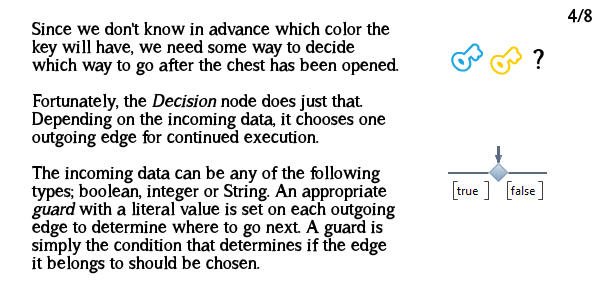
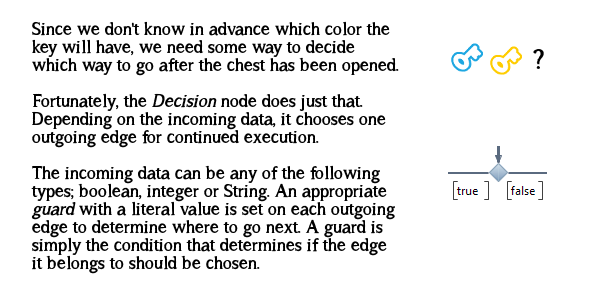
Comparing the layer stacks of the two 600px x 300px images. Changes:
painted on "4/8" over (567, 8, 592, 23)
